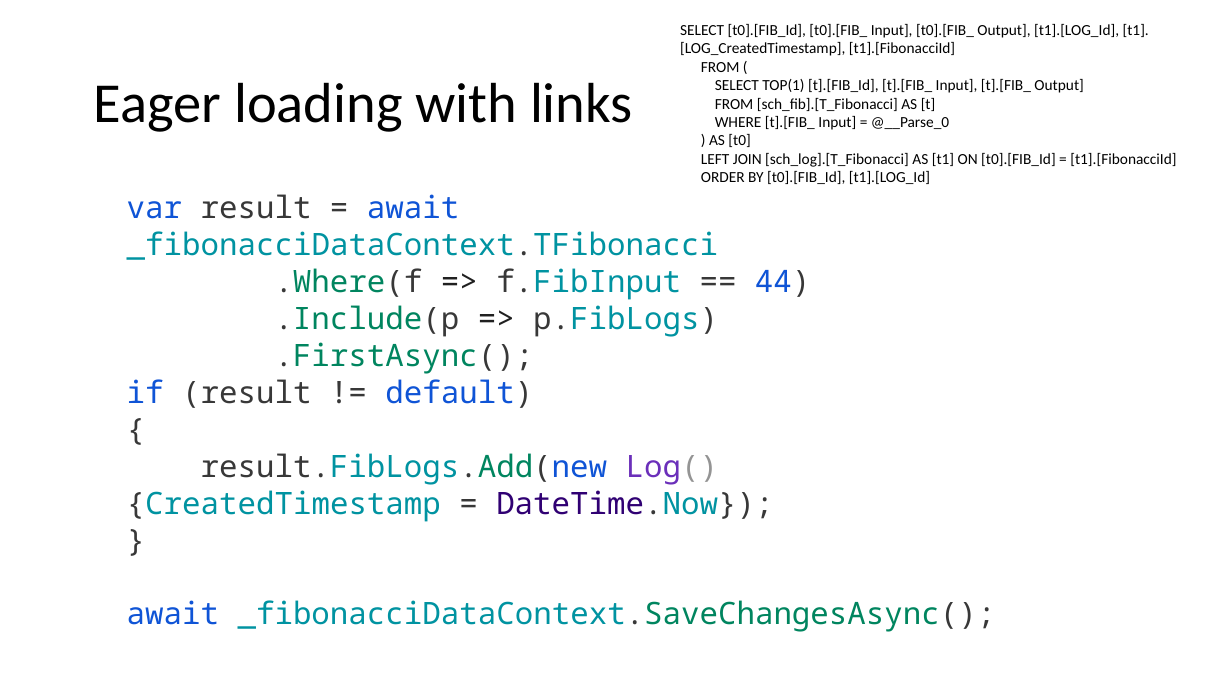
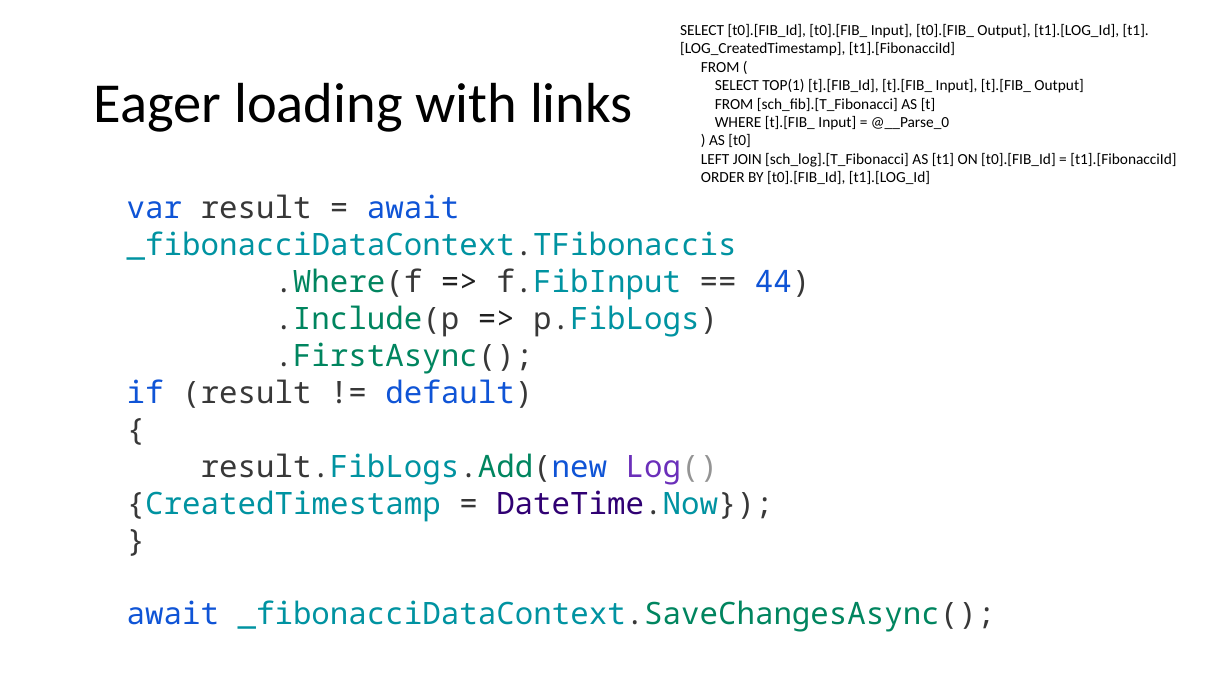
Before and after one commit to guillaume-chervet/course.dotnet, a slide deck: slide 154 of documentations/dotnet6.pptx. Drawn at 1232x693 pixels with LibreOffice and Linux fonts; fonts in the diff are those of the drawing. Boxes give left, top, right and bottom in pixels: in the first picture for what was removed or moved away, otherwise in the second. Text is boxed around its words. In the diff, an @@ line names an element or a change of style, - is before the commit and + after.

```diff
--- a/documentations/dotnet6.pptx
+++ b/documentations/dotnet6.pptx
@@ text at box(127, 194, 996, 632): text changed @@
-var result = await _fibonacciDataContext.TFibonacci
-.Where(f => f.FibInput == 44)
-.Include(p => p.FibLogs)
-.FirstAsync();
-if (result != default)
-{
-result.FibLogs.Add(new Log() {CreatedTimestamp = DateTime.Now});
-}
-await _fibonacciDataContext.SaveChangesAsync();
+var result = await _fibonacciDataContext.TFibonaccis
+.Where(f => f.FibInput == 44)
+.Include(p => p.FibLogs)
+.FirstAsync();
+if (result != default)
+{
+result.FibLogs.Add(new Log() {CreatedTimestamp = DateTime.Now});
+}
+await _fibonacciDataContext.SaveChangesAsync();
```
Also in this commit, not shown: 10 other slides changed.
